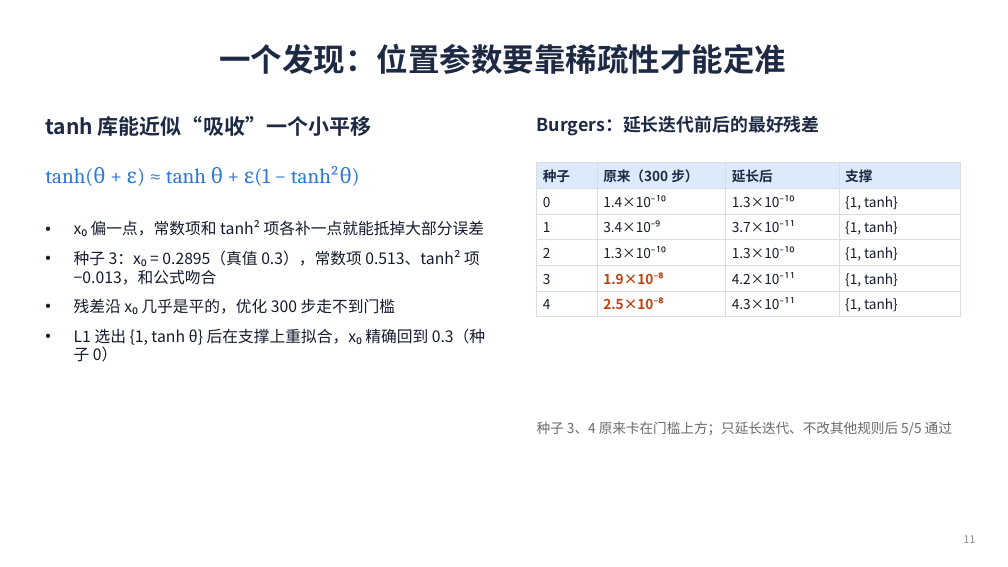
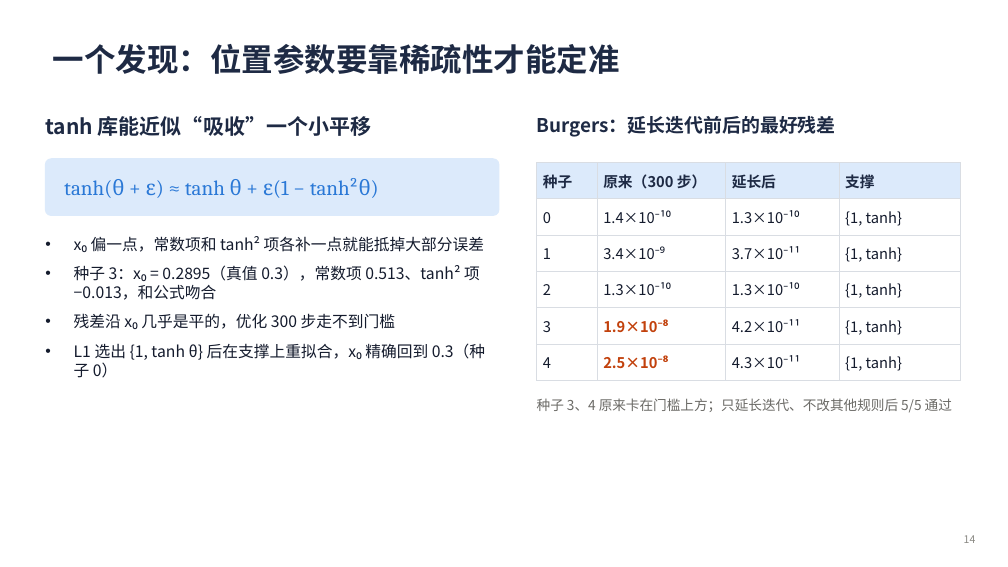
Before and after one commit to changsongjin/pde-l1-analytic, a slide deck: slide 14 of slides/PDE_L1_进展汇报.pptx (slide 11 before the commit). Drawn at 1008x567 pixels with LibreOffice and Linux fonts; fonts in the diff are those of the drawing. Boxes give left, top, right and bottom in pixels: in the first picture for what was removed or moved away, otherwise in the second. Text is boxed around its words. In the diff, an @@ line names an element or a change of style, - is before the commit and + after.

```diff
--- a/slides/PDE_L1_进展汇报.pptx
+++ b/slides/PDE_L1_进展汇报.pptx
@@ title "一个发现：位置参数要靠稀疏性才能定准" at <box>53,44,620,74</box>: alignment centre to left @@
@@ text "Burgers：延长迭代前后的最好残差" at <box>537,116,836,137</box>: size 17 to 18 pt @@
@@ rounded rectangle added at <box>45,159,499,216</box>, fill #DCEAFB, outline #DCEAFB 1 pt @@
@@ text "tanh(θ + ε) ≈ tanh ...": place and size @@
-text "tanh(θ + ε) ≈ tanh ..." at <box>45,167,270,186</box>
+text "tanh(θ + ε) ≈ tanh ..." at <box>64,179,289,198</box>
@@ text "tanh(θ + ε) ≈ tanh ..." at <box>64,179,289,198</box>: vertical alignment top to middle @@
@@ table at <box>537,163,960,375</box> @@
@@ size 13 to 14 pt @@
@@ text "x₀ 偏一点，常数项和 tanh² 项各补一点就能抵掉大部分误差": place and size @@
-text "x₀ 偏一点，常数项和 tanh² 项各补一点就能抵掉大部分误差" at <box>74,220,485,362</box>
+text "x₀ 偏一点，常数项和 tanh² 项各补一点就能抵掉大部分误差" at <box>74,236,485,378</box>
@@ text "种子 3、4 原来卡在门槛上方；只延长迭代、不改其他规则后 5/5 通过": place and size @@
-text "种子 3、4 原来卡在门槛上方；只延长迭代、不改其他规则后 5/5 通过" at <box>537,421,952,436</box>
+text "种子 3、4 原来卡在门槛上方；只延长迭代、不改其他规则后 5/5 通过" at <box>537,398,952,413</box>
@@ page number at <box>964,535,976,543</box>: text changed @@
-11
+14
```
Also in this commit, not shown: 12 other slides changed, 3 slides added, 9 other files.
